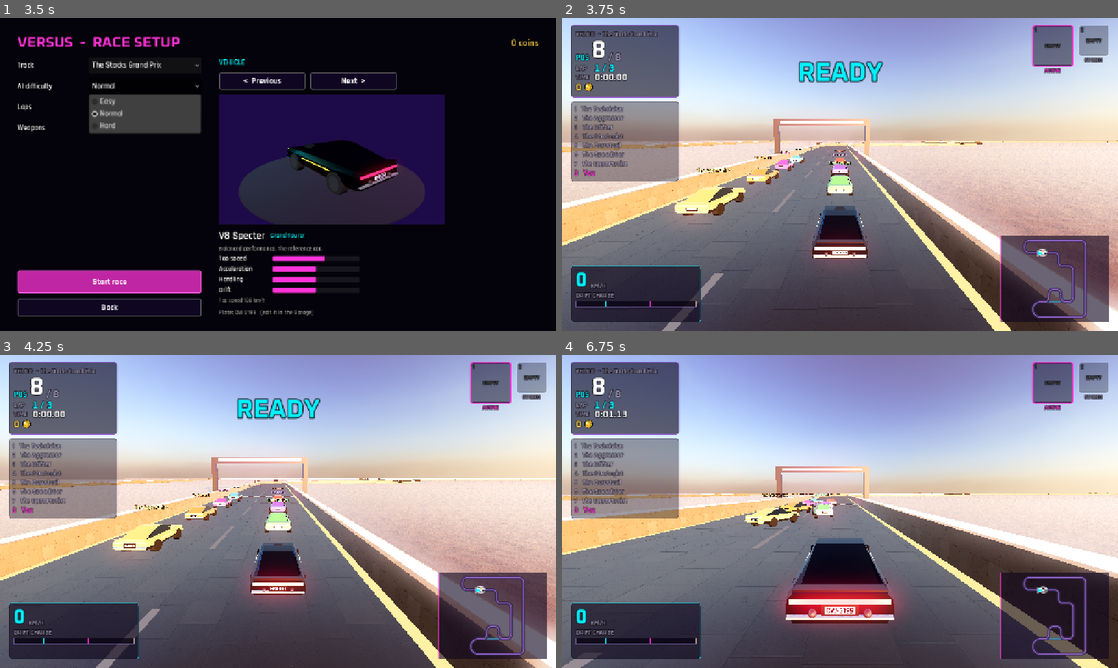
Above: before the commit, frames 1-4 (two rows, left to right).
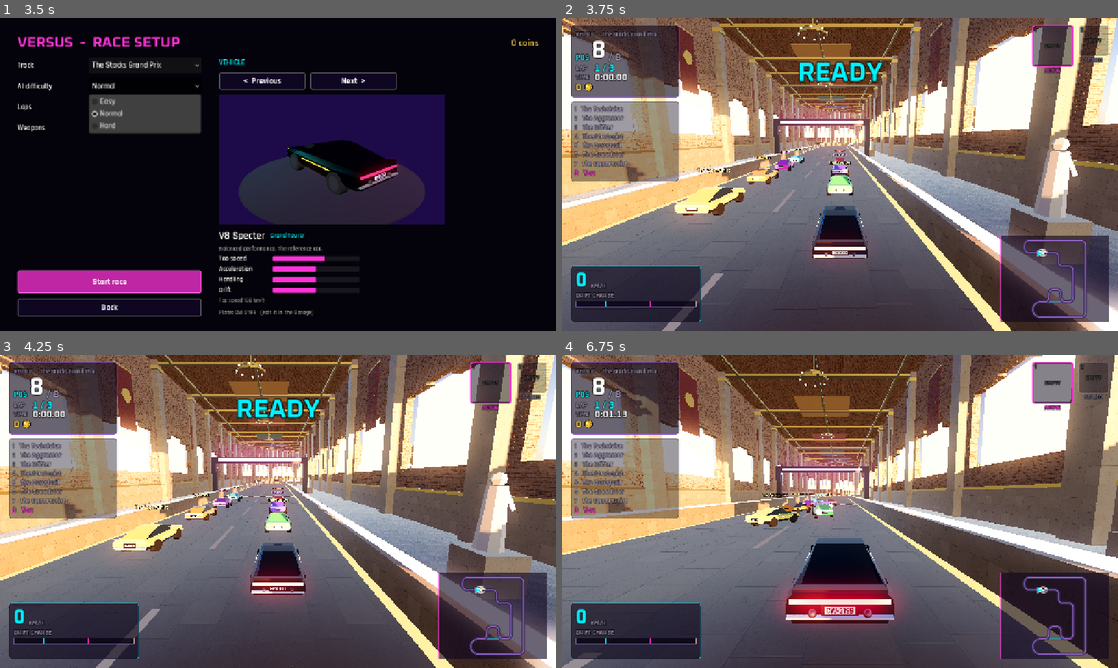
Above: after the commit, the same moments.

Repository: nahobbs5/CyberWave-2199
Game: Godot game, scene res://scenes/menu/main_menu.tscn
The game is run twice, just before and just after one commit, with the same random seed, the same clock (stepped at 60 frames per second) and the same inputs.
Inputs (mouse positions are in pixels of both pictures, inside the frame that each line leads up to):
- Up to frame 1 (3.5 s): click "Versus" at 0.5 s; click "The Stacks Grand Prix" at 1.25 s; click "Normal" at 2 s; click "Normal" at 2.75 s
- Up to frame 2 (3.75 s): click "Start race" at 3.5 s
- Up to frame 3 (4.25 s): no input
- Up to frame 4 (6.75 s): tap Enter (ui_accept) at 4.25, 4.52 s; move the mouse to (962, 495) at 4.27 s; hold D (steer_right) 4.28-5 s; hold C (cycle_camera) 4.28-5 s; click (962, 495) at 4.42 s; drag from (728, 527) to (812, 574) at 5.02 s; move the mouse to (895, 442) at 5.77 s; hold D (steer_right) 5.78-6.5 s; hold 1 (select_slot_1) 5.78-6.5 s; drag from (812, 574) to (673, 464) at 6.52 s

Frame 1 is identical in both runs. In frame 2, 51% of the frame differs, in the area x 0-100%, y 0-93%; in frame 3, 50%; in frame 4, 48%.
Error before the commit: Parse Error: Cannot infer the type of "pos" variable because the value doesn't have a set type. (res://scripts/track/stacks_scenery.gd:182)

Commit message:
Updated Stacks track

Diff:
--- a/scripts/track/stacks_scenery.gd
+++ b/scripts/track/stacks_scenery.gd
@@ -104,7 +104,7 @@
 			for px in range(x, mini(x + w - 1, size)):
 				for py in range(y0 + row_h - 6 - h, y0 + row_h - 6):
 					img.set_pixel(px, py, c)
-				for band in [12, h - 10]:
+				for band: int in [12, h - 10]:
 					var by: int = y0 + row_h - 6 - h + band
 					img.set_pixel(px, by, Color(0.8, 0.62, 0.3))
 			x += w
@@ -128,7 +128,7 @@
 	var span := fposmod(to_offset - from_offset, track.length)
 	var half := track.road_width * 0.5
 	# Twin grand staircases rising along both walls near the start.
-	for side in [-1.0, 1.0]:
+	for side: float in [-1.0, 1.0]:
 		for step in 16:
 			var xf := at(from_offset + 20.0 + step * 1.2, side * (half + 6.0))
 			if clear(xf.origin, 2.0):
@@ -141,7 +141,7 @@
 	var d := 12.0
 	var n := 0
 	while d < span:
-		for side in [-1.0, 1.0]:
+		for side: float in [-1.0, 1.0]:
 			var p := at(from_offset + d, side * (half + 4.0))
 			if not clear(p.origin, 1.5):
 				continue
@@ -178,7 +178,7 @@
 		var tangent := sc.tangent_at(d)
 		var right := tangent.cross(Vector3.UP).normalized()
 		var basis := Basis.looking_at(tangent, Vector3.UP)
-		for side in [-1.0, 1.0]:
+		for side: float in [-1.0, 1.0]:
 			var pos := center + right * side * (sc.road_width * 0.5 + 2.2)
 			if clear(pos, 0.5) or edge_distance(pos) > 1.0:
 				HallBuilder.bookcase(self, Transform3D(basis * Basis(Vector3.UP, side * PI * 0.5), pos), 3.0, 7.5)
@@ -240,7 +240,7 @@
 				add_box("gold", Vector3(0.6, 0.6, p0.distance_to(p1) + 0.2), Transform3D(Basis.looking_at((p1 - p0).normalized(), Vector3.UP), (p0 + p1) * 0.5))
 	add_light(c + Vector3(0, drum_h + r * 0.7, 0), Color(1.0, 0.75, 0.45), 6.0, 90.0)
 	# Concentric reading desks with green lamps, and the central desk.
-	for ring_r in [26.0, 38.0]:
+	for ring_r: float in [26.0, 38.0]:
 		var count := int(ring_r * 0.5)
 		for i in count:
 			var ang := TAU * i / count
@@ -268,7 +268,7 @@
 		var center := at(o)
 		# Stone paving from façade to façade.
 		add_box("stone", Vector3(52.0, 0.02, 4.05), center.translated_local(Vector3(0, 0.008, 0)))
-		for side in [-1.0, 1.0]:
+		for side: float in [-1.0, 1.0]:
 			var face := at(o, side * 26.0)
 			if clear(face.origin, 1.0):
 				add_box("marble", Vector3(2.0, 3.0, 4.05), face.translated_local(Vector3(0, 1.5, 0)))
@@ -295,7 +295,7 @@
 	add_cyl("water", 5.0, 0.85, f, 20)
 	add_cyl("marble", 0.6, 3.0, f, 8)
 	add_cyl("marble", 1.8, 0.4, f.translated_local(Vector3(0, 3.0, 0)), 12)
-	for side in [-1.0, 1.0]:
+	for side: float in [-1.0, 1.0]:
 		for s in 4:
 			var step := at(from_offset + span * 0.66 - 6.0 + s * 1.5, side * (half + 6.0))
 			if clear(step.origin, 2.0):
